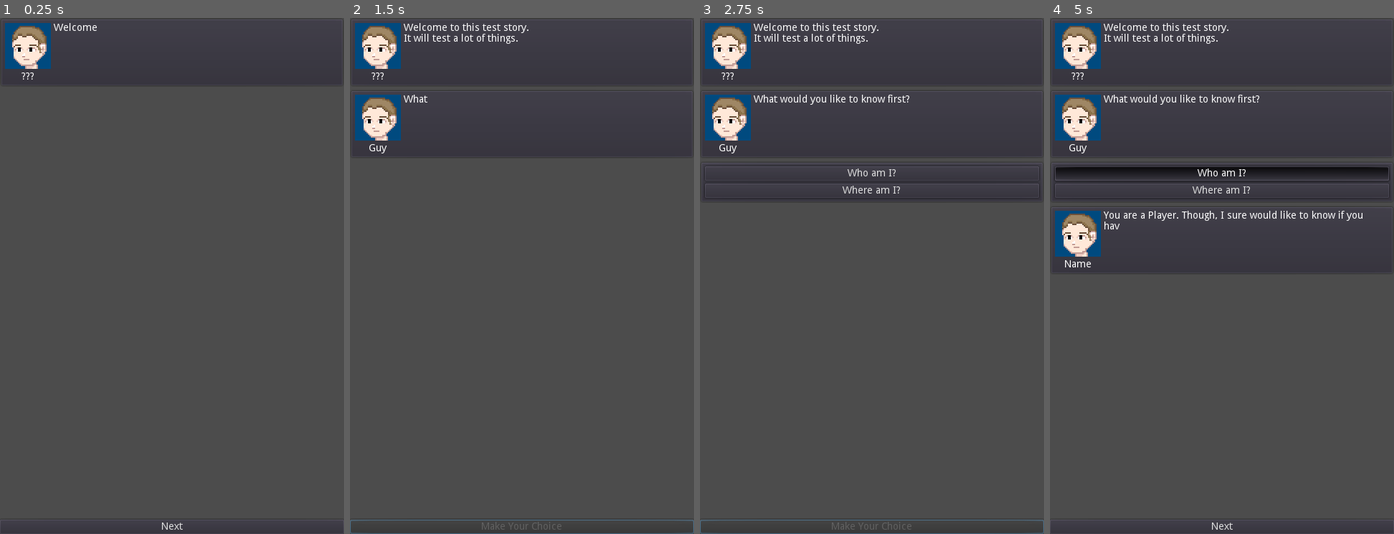
Above: before the commit, frames 1-4 (left to right).
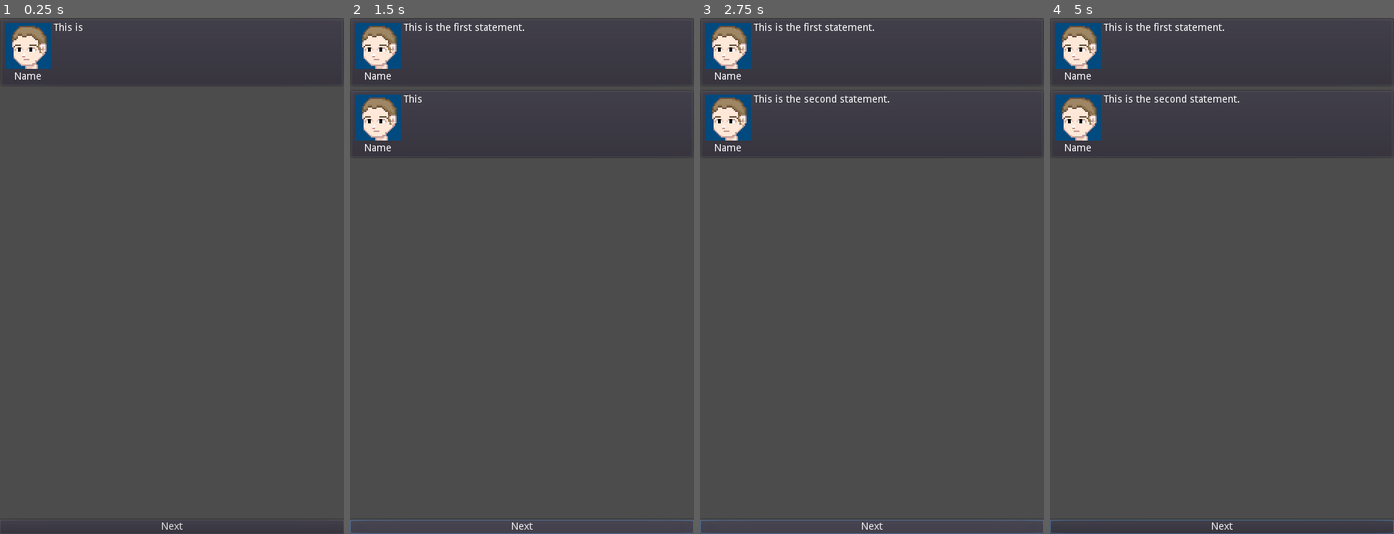
Above: after the commit, the same moments.

Repository: Crystalwarrior/chatgame
Game: Godot game, scene res://scenes/Main.tscn
The game is run twice, just before and just after one commit, with the same random seed, the same clock (stepped at 60 frames per second) and the same inputs.
Inputs (mouse positions are in pixels of both pictures, inside the frame that each line leads up to):
- Up to frame 1 (0.25 s): no input
- Up to frame 2 (1.5 s): click "Next" at 0.5 s; click "Next" at 1.25 s
- Up to frame 3 (2.75 s): click (872, 528) at 2 s, where only the run after the commit has a clickable "Next"
- Up to frame 4 (5 s): click (1222, 172) at 2.75 s, where only the run before the commit has a clickable "Who am I?"

The runs differ from the first frame. In frame 1, 0.2% of the frame differs, in the area x 4-29%, y 0-12%; in frame 2, 0.8%; in frame 3, 2.2%; in frame 4, 6.3%, in the area x 0-100%, y 0-100%.

Commit message:
Make pressing statements work by proceeding to slot 0 of the testimony statement that was pressed on Remember the dialog NID for testimony statements Add a \goto[1] dialog func where 1 is the NID to go to Add a dummy "Present!" button for EvidenceContainer

Diff:
--- a/scenes/EvidenceContainer.tscn
+++ b/scenes/EvidenceContainer.tscn
@@ -42,6 +42,12 @@
 [node name="Description" type="RichTextLabel" parent="HBoxContainer/Infobox"]
 margin_top = 235.0
 margin_right = 231.0
-margin_bottom = 706.0
+margin_bottom = 682.0
 size_flags_vertical = 3
 text = "Epic evidence description over here describing how useful and epic it is"
+
+[node name="Button" type="Button" parent="HBoxContainer/Infobox"]
+margin_top = 686.0
+margin_right = 231.0
+margin_bottom = 706.0
+text = "Present!"
--- a/scripts/TestimonyContainer.gd
+++ b/scripts/TestimonyContainer.gd
@@ -1,7 +1,7 @@
 extends PanelContainer
 
-signal press(slot)
-signal present(slot)
+signal press(nid)
+signal present(nid)
 
 onready var index_buttons = $VBoxContainer/Index
 onready var index_template = $VBoxContainer/IndexTemplate
@@ -15,10 +15,10 @@
 func _ready():
 	var avatar = load("res://avatars/guy.png")
 
-func add_statement(dialog, speaker, avatar, can_press=true, can_present=true):
+func add_statement(dialog, speaker, avatar, nid, can_press=true, can_present=true):
 	statements.append(
 		{
-			"dialog": dialog, "speaker": speaker, "avatar": avatar,
+			"dialog": dialog, "speaker": speaker, "avatar": avatar, "nid": nid,
 			"can_press": can_press, "can_present": can_present
 		}
 	)
@@ -73,8 +73,9 @@
 
 
 func _on_press_pressed():
-	emit_signal("press", current_slot)
+	emit_signal("press", statements[current_slot]["nid"])
+	disable()
 
 
 func _on_present_pressed():
-	emit_signal("present", current_slot)
+	emit_signal("present", statements[current_slot]["nid"])
--- a/scripts/dialog_player.gd
+++ b/scripts/dialog_player.gd
@@ -28,7 +28,7 @@
 	var story = load("res://stories/main_story_baked.tres")
 	_Story_Reader.read(story)
 
-	play_dialog("prologue/intro")
+	play_dialog("prologue/testimony")
 
 # Callback Methods
 
@@ -186,11 +186,18 @@
 	_next_button.disabled = false
 	_next_button.text = "Next"
 
-func _on_press(slot: int):
-	print("Pressing %s" % slot)
-
-func _on_present(slot: int):
-	print("Presenting %s" % slot)
+func _on_press(nid: int):
+	print("Pressing NID %s" % nid)
+	# Slot 0 for testimony statements is always press
+	_nid = _Story_Reader.get_nid_from_slot(_did, nid, 0)
+	if _playing_dialog:
+		_play_node()
+
+	_next_button.disabled = false
+	_next_button.text = "Next"
+
+func _on_present(nid: int):
+	print("Presenting NID %s" % nid)
 
 func _diag_question(question: String):
 	print("We have to ask question '%s'" % question)
@@ -221,7 +228,8 @@
 	yield(get_tree(), "idle_frame")
 	_scrollcontainer.scroll_vertical = _scrollbar.max_value
 	for slot in _Story_Reader.get_slots(_did, _nid):
-		var raw_text = _Story_Reader.get_text(_did, _Story_Reader.get_nid_from_slot(_did, _nid, slot))
+		var statement_nid = _Story_Reader.get_nid_from_slot(_did, _nid, slot)
+		var raw_text = _Story_Reader.get_text(_did, statement_nid)
 		raw_text = _inject_variables(raw_text)
 		var dialog = raw_text
 		var speaker = ""
@@ -229,8 +237,14 @@
 		if colon != -1:
 			speaker = raw_text.substr(0, colon).strip_edges()
 			dialog = raw_text.substr(colon+1).strip_edges()
-		_current_instance.add_statement(dialog, speaker, load("res://avatars/guy.png"))
+		_current_instance.add_statement(dialog, speaker, load("res://avatars/guy.png"), statement_nid)
 	_current_instance.play_statement(0)
 
 func _diag_load_record(record_name: String):
 	play_dialog(record_name)
+
+func _diag_goto(nid: String):
+	_nid = int(nid)
+	print(nid)
+	print("poop")
+	_play_node()
--- a/stories/main_story.tres
+++ b/stories/main_story.tres
@@ -115,157 +115,105 @@
 }
 },
 2: {
-"available_nid": [ 13 ],
+"available_nid": [ 5, 7, 8, 9, 11, 12, 14 ],
 "groups": [  ],
 "human_readable_description": "Testimony container for the prologue.",
 "name": "prologue/testimony",
 "nodes": {
 1: {
-"graph_offset": Vector2( -440, -80 ),
+"graph_offset": Vector2( -1140, -280 ),
+"links": {
+0: 13
+},
+"rect_size": Vector2( 441, 150 ),
+"slot_amount": 1,
+"text": "This is the first statement.",
+"type": "line"
+},
+2: {
+"graph_offset": Vector2( -180, -260 ),
+"links": {
+0: 6
+},
+"rect_size": Vector2( 324, 137 ),
+"slot_amount": 2,
+"text": "This is the first statement.",
+"type": "line"
+},
+3: {
+"graph_offset": Vector2( -180, -80 ),
+"links": {
+
+},
+"rect_size": Vector2( 324, 137 ),
+"slot_amount": 1,
+"text": "This is the second statement.",
+"type": "line"
+},
+4: {
+"graph_offset": Vector2( -180, 80 ),
+"links": {
+
+},
+"rect_size": Vector2( 324, 137 ),
+"slot_amount": 1,
+"text": "This is the third statement.",
+"type": "line"
+},
+6: {
+"graph_offset": Vector2( 300, -260 ),
+"links": {
+0: 10
+},
+"rect_size": Vector2( 324, 137 ),
+"slot_amount": 1,
+"text": "???: simple press",
+"type": "line"
+},
+10: {
+"graph_offset": Vector2( 780, -260 ),
+"links": {
+
+},
+"rect_size": Vector2( 324, 137 ),
+"slot_amount": 1,
+"text": "\\goto[16]",
+"type": "line"
+},
+13: {
+"graph_offset": Vector2( -1140, -120 ),
+"links": {
+0: 15
+},
+"rect_size": Vector2( 324, 137 ),
+"slot_amount": 1,
+"text": "This is the second statement.",
+"type": "line"
+},
+15: {
+"graph_offset": Vector2( -1140, 40 ),
+"links": {
+0: 16
+},
+"rect_size": Vector2( 324, 137 ),
+"slot_amount": 1,
+"text": "This is the third statement.",
+"type": "line"
+},
+16: {
+"graph_offset": Vector2( -660, -100 ),
 "links": {
 0: 2,
 1: 3,
 2: 4
 },
-"rect_size": Vector2( 441, 150 ),
+"rect_size": Vector2( 324, 137 ),
 "slot_amount": 3,
 "text": "\\testimony",
 "type": "line"
-},
-2: {
-"graph_offset": Vector2( 80, -200 ),
-"links": {
-
-},
-"rect_size": Vector2( 324, 137 ),
-"slot_amount": 1,
-"text": "This is the first statement.",
-"type": "line"
-},
-3: {
-"graph_offset": Vector2( 80, -40 ),
-"links": {
-
-},
-"rect_size": Vector2( 324, 137 ),
-"slot_amount": 1,
-"text": "This is the second statement.",
-"type": "line"
-},
-4: {
-"graph_offset": Vector2( 80, 120 ),
-"links": {
-
-},
-"rect_size": Vector2( 324, 137 ),
-"slot_amount": 1,
-"text": "This is the third statement.",
-"type": "line"
-},
-5: {
-"graph_offset": Vector2( 560, -20 ),
-"links": {
-0: 7,
-1: 8
-},
-"rect_size": Vector2( 324, 137 ),
-"slot_amount": 2,
-"text": "[is this evidence \"murder weapon\"?]
-0 = yes
-1 = no",
-"type": "line"
-},
-6: {
-"graph_offset": Vector2( 560, -200 ),
-"links": {
-0: 10
-},
-"rect_size": Vector2( 324, 137 ),
-"slot_amount": 1,
-"text": "???: simple press",
-"type": "line"
-},
-7: {
-"graph_offset": Vector2( 1540, 0 ),
-"links": {
-
-},
-"rect_size": Vector2( 441, 150 ),
-"slot_amount": 2,
-"text": "[go to next dialogue]",
-"type": "line"
-},
-8: {
-"graph_offset": Vector2( 1040, 60 ),
-"links": {
-0: 7,
-1: 9
-},
-"rect_size": Vector2( 324, 137 ),
-"slot_amount": 2,
-"text": "[is this evidence \"blood\"?]
-0 = yes
-1 = no",
-"type": "line"
-},
-9: {
-"graph_offset": Vector2( 1560, 440 ),
-"links": {
-
-},
-"rect_size": Vector2( 324, 137 ),
-"slot_amount": 1,
-"text": "[penalize player, go back to same statement]]",
-"type": "line"
-},
-10: {
-"graph_offset": Vector2( 1080, -200 ),
-"links": {
-
-},
-"rect_size": Vector2( 324, 137 ),
-"slot_amount": 1,
-"text": "[go to the next statement of the testimony]",
-"type": "line"
-},
-11: {
-"graph_offset": Vector2( 560, 260 ),
-"links": {
-0: 12,
-1: 9
-},
-"rect_size": Vector2( 441, 177 ),
-"slot_amount": 2,
-"text": "[did this statement change meaning?]
-0 = yes
-1 = no",
-"type": "line"
-},
-12: {
-"graph_offset": Vector2( 1040, 260 ),
-"links": {
-0: 14,
-1: 9
-},
-"rect_size": Vector2( 324, 137 ),
-"slot_amount": 2,
-"text": "[is evidence presented \"murder weapon\"?]
-0 = yes
-1 = no",
-"type": "line"
-},
-14: {
-"graph_offset": Vector2( 1560, 260 ),
-"links": {
-
-},
-"rect_size": Vector2( 324, 137 ),
-"slot_amount": 1,
-"text": "congratulations you win the game",
-"type": "line"
-}
-}
-}
-}
-available_dids = [  ]
+}
+}
+}
+}
+available_dids = [ 3 ]
 groups = [  ]
--- a/stories/main_story_baked.tres
+++ b/stories/main_story_baked.tres
@@ -74,15 +74,13 @@
 "nodes": {
 1: {
 "links": {
-0: 2,
-1: 3,
-2: 4
+0: 13
 },
-"text": "\\testimony"
+"text": "This is the first statement."
 },
 2: {
 "links": {
-
+0: 6
 },
 "text": "This is the first statement."
 },
@@ -98,71 +96,37 @@
 },
 "text": "This is the third statement."
 },
-5: {
-"links": {
-0: 7,
-1: 8
-},
-"text": "[is this evidence \"murder weapon\"?]
-0 = yes
-1 = no"
-},
 6: {
 "links": {
 0: 10
 },
 "text": "???: simple press"
 },
-7: {
-"links": {
-
-},
-"text": "[go to next dialogue]"
-},
-8: {
-"links": {
-0: 7,
-1: 9
-},
-"text": "[is this evidence \"blood\"?]
-0 = yes
-1 = no"
-},
-9: {
-"links": {
-
-},
-"text": "[penalize player, go back to same statement]]"
-},
 10: {
 "links": {
 
 },
-"text": "[go to the next statement of the testimony]"
+"text": "\\goto[16]"
 },
-11: {
+13: {
 "links": {
-0: 12,
-1: 9
+0: 15
 },
-"text": "[did this statement change meaning?]
-0 = yes
-1 = no"
+"text": "This is the second statement."
 },
-12: {
+15: {
 "links": {
-0: 14,
-1: 9
+0: 16
 },
-"text": "[is evidence presented \"murder weapon\"?]
-0 = yes
-1 = no"
+"text": "This is the third statement."
 },
-14: {
+16: {
 "links": {
-
+0: 2,
+1: 3,
+2: 4
 },
-"text": "congratulations you win the game"
+"text": "\\testimony"
 }
 }
 }
